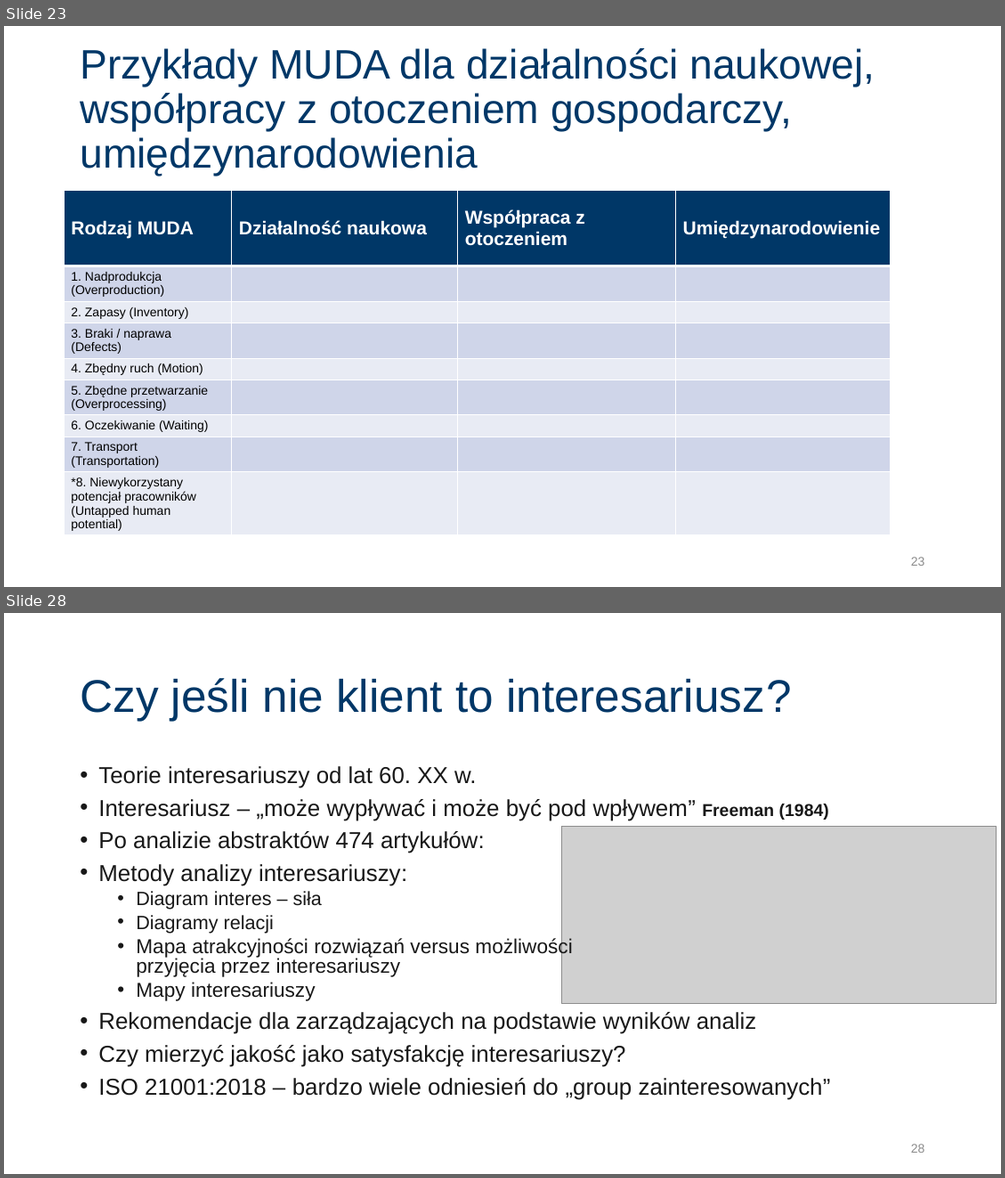
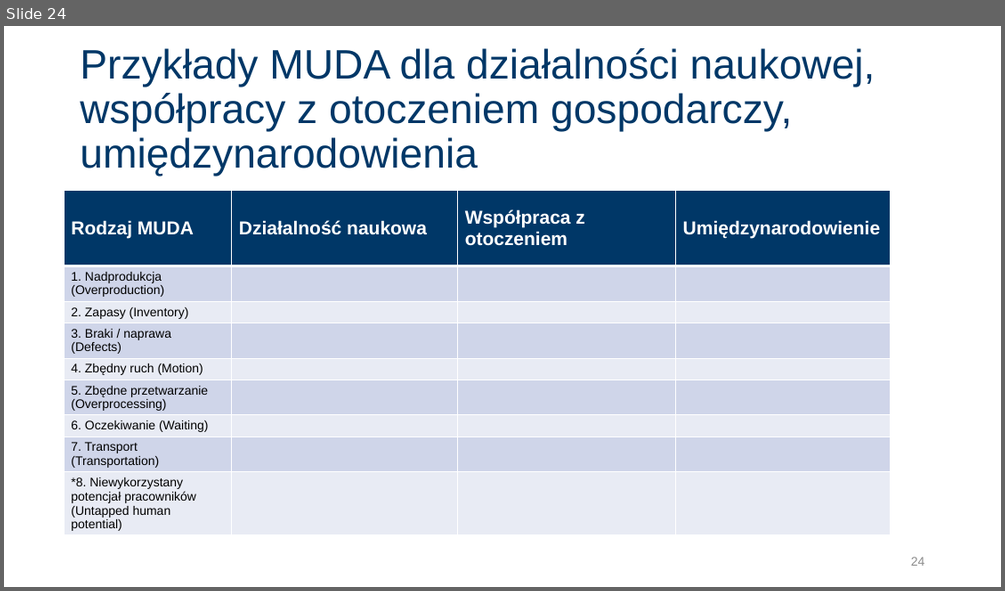
Before and after one commit to JeanPaulSzefler/doktorat_git, a slide deck: Obrona_JPSZEFLER/JPSZEFLER_ObronaDoktoratu_v0.1.pptx. Shown one above the other, each under a label of ours: slides 23 and 28 before the commit, slide 24 after it; the slides between them are not shown. The pictures are 1005x1178 and 1005x591 pixels, drawn with LibreOffice and Linux fonts; fonts in the diff are those of the drawing; grey boxes stand for pictures. Boxes give left, top, right and bottom in pixels: in the first picture for what was removed or moved away, otherwise in the second. Text is boxed around its words. In the diff, an @@ line names an element or a change of style, - is before the commit and + after.

Commit message:
NowaPrezentacjaNaObronę_v0.2
Dodatkowo, analizy testu U Manna-Whitney'a

```diff
--- a/Obrona_JPSZEFLER/JPSZEFLER_ObronaDoktoratu_v0.1.pptx
+++ b/Obrona_JPSZEFLER/JPSZEFLER_ObronaDoktoratu_v0.1.pptx
@@ slide 28 removed at [4,613,1001,1174], background #FFFFFF @@
@@ title removed at [80,678,792,721] @@
-Czy jeśli nie klient to interesariusz?
@@ text removed at [98,766,831,1100] @@
-• Teorie interesariuszy od lat 60. XX w.
-• Interesariusz – „może wypływać i może być pod wpływem” Freeman (1984)
-• Po analizie abstraktów 474 artykułów:
-• Metody analizy interesariuszy:
-  • Diagram interes – siła
-  • Diagramy relacji
-  • Mapa atrakcyjności rozwiązań versus możliwości
-    przyjęcia przez interesariuszy
-  • Mapy interesariuszy
-• Rekomendacje dla zarządzających na podstawie wyników analiz
-• Czy mierzyć jakość jako satysfakcję interesariuszy?
-• ISO 21001:2018 – bardzo wiele odniesień do „group zainteresowanych”
@@ picture removed at [562,827,996,1004] @@
@@ page number removed at [911,1143,925,1152] @@
-28
@@ what was slide 23 is now slide 24 @@
@@ page number at [911,556,925,565]: text changed @@
-23
+24
```
Also in this commit, not shown: 4 slides changed, 3 slides added, 4 other slides removed, 2 other files.
